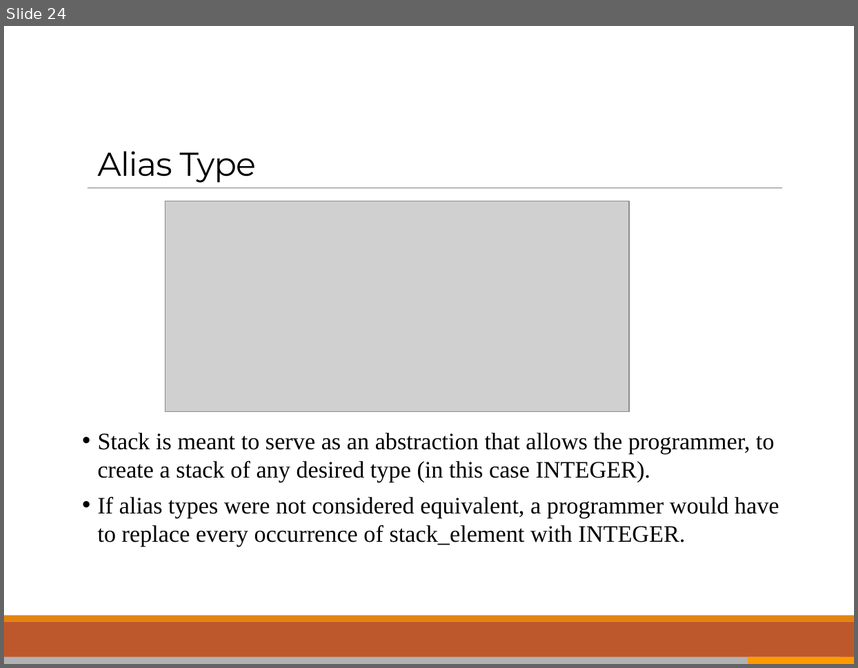
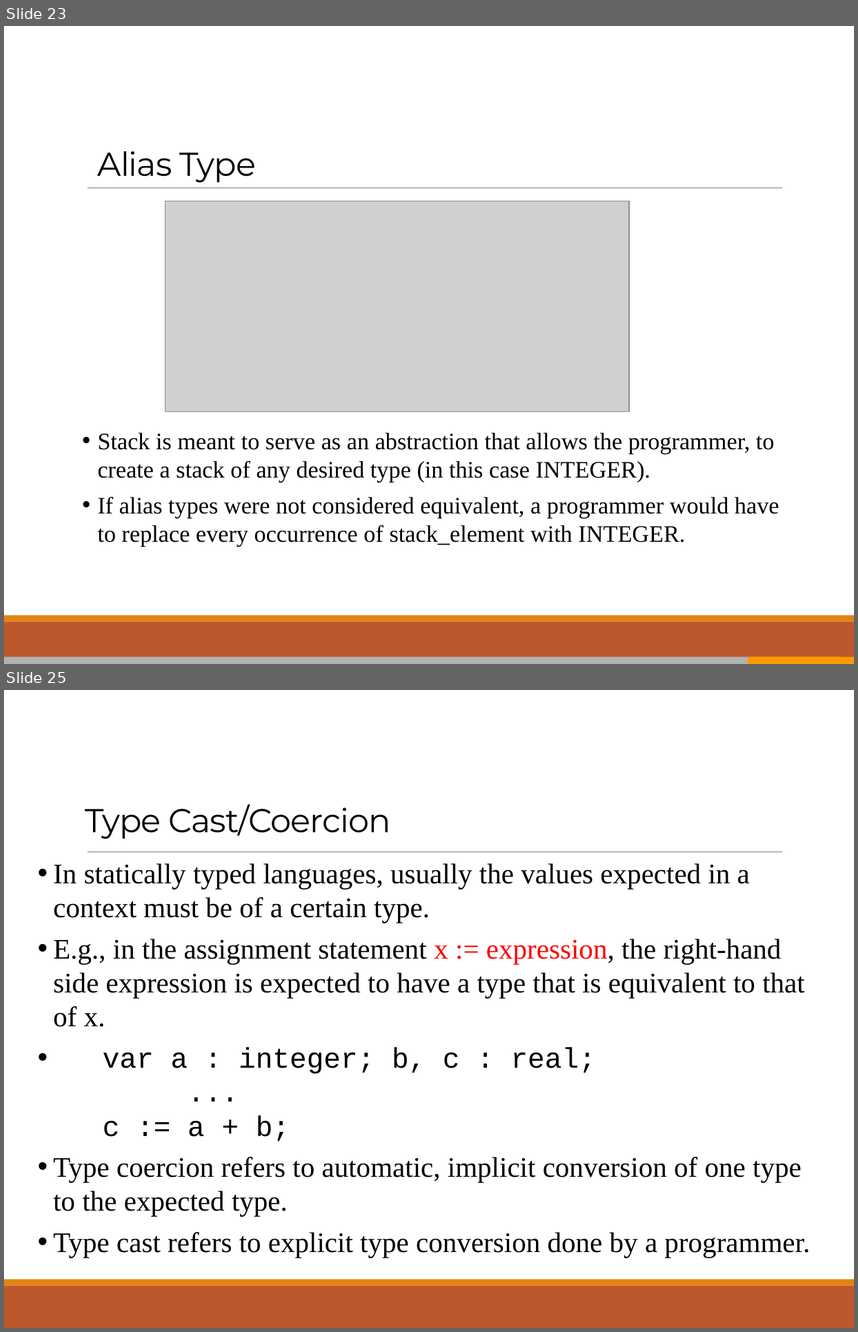
Before and after one commit to ppawar/ppawar.github.io, a slide deck: CSE216-S19/slides/PPT/CSE216_Lec4.pptx. Shown one above the other, each under a label of ours: slide 24 before the commit, slides 23 and 25 after it; the slides between them are not shown. The pictures are 858x668 and 858x1332 pixels, drawn with LibreOffice and Linux fonts; fonts in the diff are those of the drawing; grey boxes stand for pictures. Boxes give left, top, right and bottom in pixels: in the first picture for what was removed or moved away, otherwise in the second. Text is boxed around its words. In the diff, an @@ line names an element or a change of style, - is before the commit and + after.

```diff
--- a/CSE216-S19/slides/PPT/CSE216_Lec4.pptx
+++ b/CSE216-S19/slides/PPT/CSE216_Lec4.pptx
@@ slide 25 added at bbox=[4, 690, 854, 1328], background #FFFFFF; not listed: 3 template elements that a slide beside it also shows @@
@@ title added at bbox=[85, 804, 390, 839], 28 pt, text #000000 @@
+Type Cast/Coercion
@@ text added at bbox=[53, 863, 810, 1257], 24 pt, text #000000 @@
+• In statically typed languages, usually the values expected in a context must be of a certain type.
+• E.g., in the assignment statement x := expression, the right-hand side expression is expected to have a type that is equivalent to that of x.
+• var a : integer; b, c : real;
+  ...
+  c := a + b;
+• Type coercion refers to automatic, implicit conversion of one type to the expected type.
+• Type cast refers to explicit type conversion done by a programmer.
@@ what was slide 24 is now slide 23 @@
```
Also in this commit, not shown: 2 slides changed, 15 other slides added, 1 slide removed, 15 other files.
